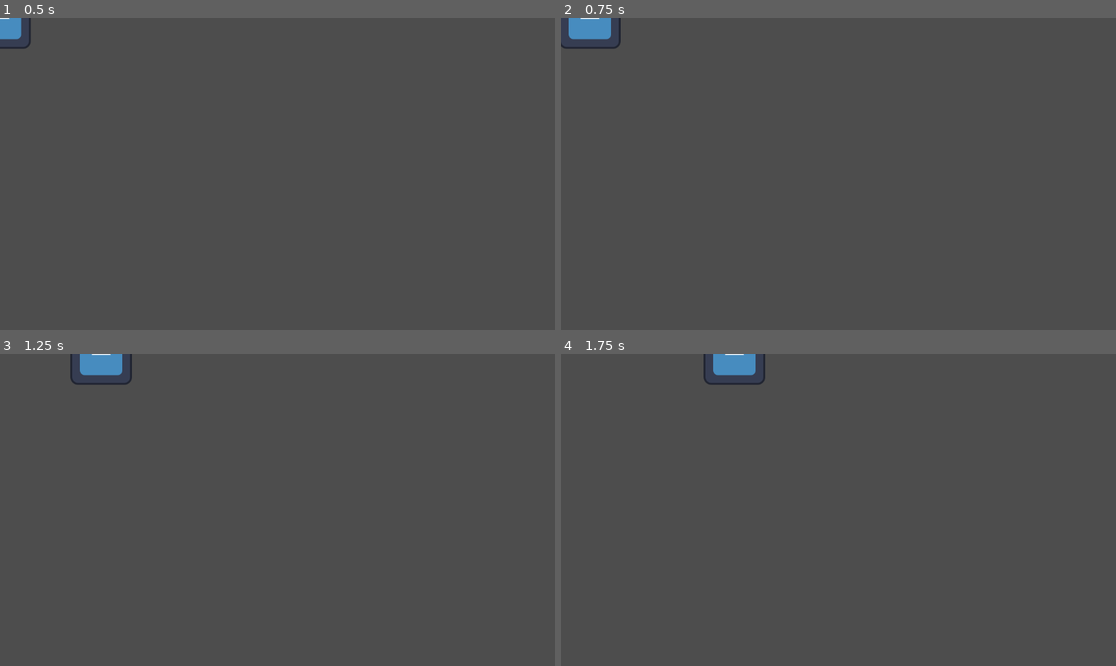
Above: before the commit, frames 1-4 (two rows, left to right).
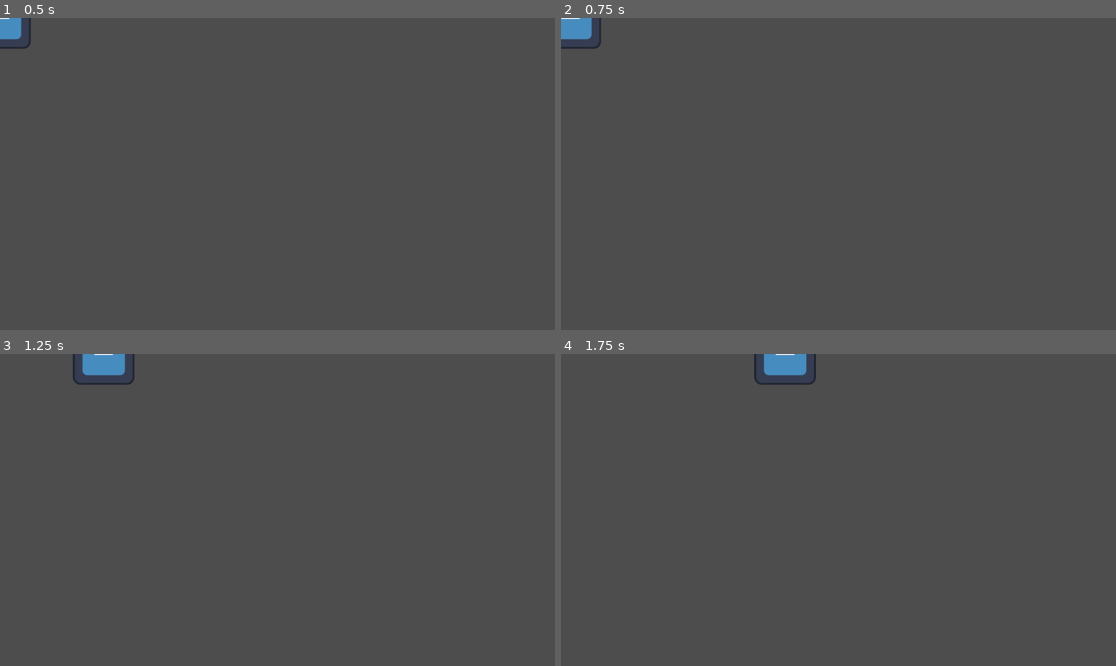
Above: after the commit, the same moments.

Repository: Fox-Alpha/Godot-4-Roguelike-Multiplayer
Game: Godot game, scene res://objects/entities/player/player.tscn
Two runs of this game, one before a commit and one after it. Both use one fixed random seed, a clock stepped at 60 frames per second and the inputs below. This scene is started directly instead of the project's main scene. The engine's default icon, where the game draws it, is replaced by a stand-in: a white triangle on a blue panel in a dark square.
Inputs:
- Up to frame 1 (0.5 s): no input
- Up to frame 2 (0.75 s): tap Enter (ui_accept) at 0.5, 0.6 s; hold Right (ui_right) from 0.53 s (still down)
- Up to frame 3 (1.25 s): keep holding Right (ui_right); tap Enter (ui_accept) at 0.77, 1.07 s
- Up to frame 4 (1.75 s): keep holding Right (ui_right); tap Enter (ui_accept) at 1.35, 1.52 s

Frame 1 is identical in both runs. In frame 2, 0.4% of the frame differs, in the area x 0-11%, y 0-10%; in frame 3, 0.2%; in frame 4, 1.3%, in the area x 25-46%, y 0-10%.

Commit message:
Add: add a minimal control of the character2d

Diff:
--- a/2-prototype-projects/prot_multiplayer_gdscript_host_and_play/objects/entities/player/player.gd
+++ b/2-prototype-projects/prot_multiplayer_gdscript_host_and_play/objects/entities/player/player.gd
@@ -1,30 +1,18 @@
 extends CharacterBody2D
 
+const SPEED := 500.0
 
-const SPEED = 300.0
-const JUMP_VELOCITY = -400.0
+@export var acceleration: float = 15.0
 
-# Get the gravity from the project settings to be synced with RigidBody nodes.
-#var gravity = ProjectSettings.get_setting("physics/2d/default_gravity")
+var direction := Vector2.ZERO
 
 
-func _physics_process(_delta):
-	# Add the gravity.
-	#if not is_on_floor():
-		#velocity.y += gravity * delta
+func _physics_process(_delta: float) -> void:
+	if !is_multiplayer_authority():
+		return
+	direction = Input.get_vector("ui_left", "ui_right", "ui_up", "ui_down")
 
-	# Handle jump.
-	#if Input.is_action_just_pressed("ui_accept") and is_on_floor():
-		#velocity.y = JUMP_VELOCITY
-
-	# Get the input direction and handle the movement/deceleration.
-	# As good practice, you should replace UI actions with custom gameplay actions.
-	var direction = Input.get_vector("ui_left", "ui_right", "ui_up", "ui_down")
-	#Input.get_axis("ui_left", "ui_right")
-	if direction:
-		velocity = direction * SPEED
-	else:
-		velocity.x = move_toward(velocity.x, 0, SPEED)
-		velocity.y = move_toward(velocity.y, 0, SPEED)
+	velocity.x = move_toward(velocity.x, SPEED * direction.x, acceleration)
+	velocity.y = move_toward(velocity.y, SPEED * direction.y, acceleration)
 
 	move_and_slide()
